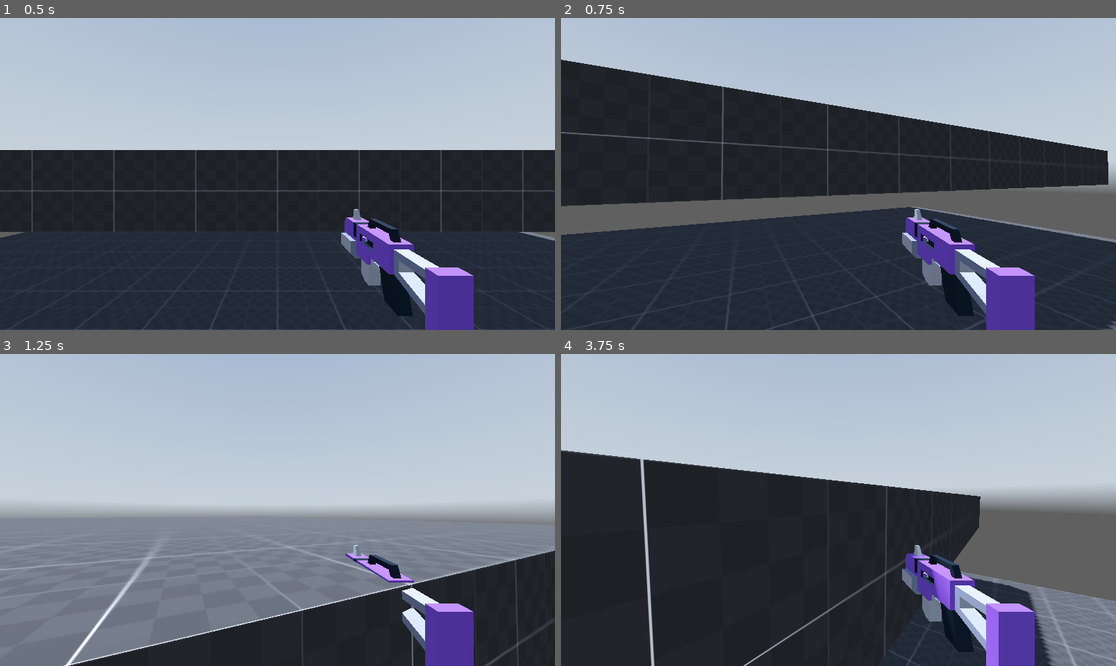
Above: before the commit, frames 1-4 (two rows, left to right).
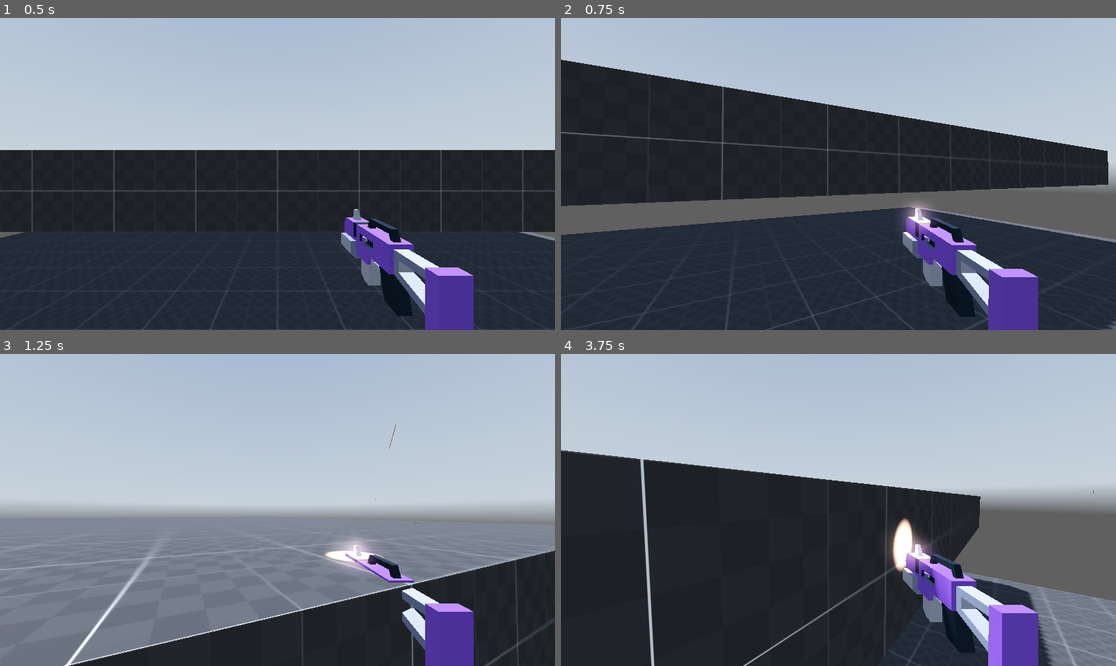
Above: after the commit, the same moments.

Repository: bonsaipropaganda/first-person-controller
Game: Godot game, scene res://scenes/world.tscn
Two runs of this game, one before a commit and one after it. Both use one fixed random seed, a clock stepped at 60 frames per second and the inputs below. A sky picture missing from this copy of the repository is replaced by a grey-blue gradient.
Inputs (mouse positions are in pixels of both pictures, inside the frame that each line leads up to):
- Up to frame 1 (0.5 s): no input
- Up to frame 2 (0.75 s): tap Enter (ui_accept) at 0.5 s; move the mouse to (866, 174) at 0.52 s; press the mouse at (866, 174) at 0.53 s; hold W (forward) from 0.53 s (still down)
- Up to frame 3 (1.25 s): keep holding W (forward); tap Enter (ui_accept) at 0.77 s
- Up to frame 4 (3.75 s): keep holding W (forward); move the mouse to (810, 510) at 1.27 s; release the mouse at (810, 510) at 1.28 s; tap Ctrl (crouch) at 1.35 s; tap Enter (ui_accept) at 1.52, 3.02 s; click (810, 510) at 1.55 s; move the mouse to (849, 503) at 2.02 s; hold Alt (free_look) 2.03-2.78 s; click (849, 503) at 2.3 s; move the mouse to (832, 516) at 2.77 s; tap Shift (sprint) at 2.85 s; click (832, 516) at 3.05 s; move the mouse to (877, 513) at 3.52 s; press the mouse at (877, 513) at 3.53 s

Frame 1 is identical in both runs. In frame 2, 1.1% of the frame differs, in the area x 61-86%, y 59-100%; in frame 3, 0.7%; in frame 4, 1.7%, in the area x 58-96%, y 43-100%.

Commit message:
today's commit

Diff:
--- /dev/null
+++ b/code/blaster.gd
@@ -0,0 +1,26 @@
+extends Node3D
+
+@onready var animation_player = $AnimationPlayer
+@onready var gun_flash = $blasterD/GunFlash
+@onready var gun_barrel = $blasterD/GunBarrel
+
+@export var bullet_scene: PackedScene
+
+
+func shoot():
+	if !animation_player.is_playing():
+		animation_player.play("shoot",1,5,false)
+		gun_flash.visible = true
+		var b = bullet_scene.instantiate()
+		b.global_position = gun_barrel.global_position
+		b.transform.basis = gun_barrel.global_transform.basis
+		get_parent().add_child(b)
+
+func stop_shooting():
+	animation_player.stop()
+	gun_flash.visible = false
+
+
+
+func _on_animation_player_animation_finished(shoot):
+	gun_flash.visible = false
--- /dev/null
+++ b/code/bullet.gd
@@ -0,0 +1,12 @@
+extends Node3D
+
+var speed = 100
+
+# Called when the node enters the scene tree for the first time.
+func _ready():
+	pass # Replace with function body.
+
+
+# Called every frame. 'delta' is the elapsed time since the previous frame.
+func _process(delta):
+	position += transform.basis * Vector3(0, 0, speed) * delta
--- a/code/player.gd
+++ b/code/player.gd
@@ -9,6 +9,7 @@
 @onready var crouch_shape = $CrouchShape
 @onready var ray_cast_3d = $RayCast3D
 @onready var animation_player = $Neck/Head/Eyes/AnimationPlayer
+@onready var blaster = $Neck/Head/Eyes/Blaster
 
 # state machine
 var free_looking = false
@@ -166,6 +167,11 @@
 		sliding = false
 #		animation_player.play("jump_land")
 
+	# Shooting
+	if Input.is_action_pressed("shoot"):
+		blaster.shoot()
+	else:
+		blaster.stop_shooting()
 
 	# Get the input direction and handle the movement/deceleration.
 	# As good practice, you should replace UI actions with custom gameplay actions.
--- a/project.godot
+++ b/project.godot
@@ -62,3 +62,8 @@
 "events": [Object(InputEventKey,"resource_local_to_scene":false,"resource_name":"","device":-1,"window_id":0,"alt_press …(182 unchanged characters)…
 ]
 }
+shoot={
+"deadzone": 0.5,
+"events": [Object(InputEventMouseButton,"resource_local_to_scene":false,"resource_name":"","device":-1,"window_id":0,"alt_pressed":false,"shift_pressed":false,"ctrl_pressed":false,"meta_pressed":false,"button_mask":1,"position":Vector2(153, 11),"global_position":Vector2(156, 43),"factor":1.0,"button_index":1,"canceled":false,"pressed":true,"double_click":false,"script":null)
+]
+}
--- a/scenes/blaster.tscn
+++ b/scenes/blaster.tscn
@@ -1,7 +1,175 @@
-[gd_scene load_steps=2 format=3 uid="uid://dmjbwx441imv2"]
+[gd_scene load_steps=7 format=3 uid="uid://dmjbwx441imv2"]
 
+[ext_resource type="Script" path="res://code/blaster.gd" id="1_htw71"]
 [ext_resource type="PackedScene" uid="uid://cf4i133cdlerx" path="res://scenes/blaster_d_model.tscn" id="1_xbyoc"]
+[ext_resource type="PackedScene" uid="uid://b2wx4jl3dp6cb" path="res://scenes/bullet.tscn" id="2_r82rk"]
+
+[sub_resource type="Animation" id="Animation_o7b2g"]
+resource_name = "shoot"
+tracks/0/type = "bezier"
+tracks/0/imported = false
+tracks/0/enabled = true
+tracks/0/path = NodePath("blasterD:position:x")
+tracks/0/interp = 1
+tracks/0/loop_wrap = true
+tracks/0/keys = {
+"handle_modes": PackedInt32Array(0, 0, 0),
+"points": PackedFloat32Array(0, -0.25, 0, 0.25, 0, 0, -0.25, 0, 0.25, 0, 0, -0.25, 0, 0.25, 0),
+"times": PackedFloat32Array(0, 0.7, 1)
+}
+tracks/1/type = "bezier"
+tracks/1/imported = false
+tracks/1/enabled = true
+tracks/1/path = NodePath("blasterD:position:y")
+tracks/1/interp = 1
+tracks/1/loop_wrap = true
+tracks/1/keys = {
+"handle_modes": PackedInt32Array(0, 0, 0),
+"points": PackedFloat32Array(0, -0.25, 0, 0.25, 0, 0.0712416, -0.25, 0, 0.25, 0, 0, -0.25, 0, 0.25, 0),
+"times": PackedFloat32Array(0, 0.7, 1)
+}
+tracks/2/type = "bezier"
+tracks/2/imported = false
+tracks/2/enabled = true
+tracks/2/path = NodePath("blasterD:position:z")
+tracks/2/interp = 1
+tracks/2/loop_wrap = true
+tracks/2/keys = {
+"handle_modes": PackedInt32Array(0, 0, 0),
+"points": PackedFloat32Array(0, -0.25, 0, 0.25, 0, -0.179632, -0.25, 0, 0.25, 0, 0, -0.25, 0, 0.25, 0),
+"times": PackedFloat32Array(0, 0.7, 1)
+}
+tracks/3/type = "bezier"
+tracks/3/imported = false
+tracks/3/enabled = true
+tracks/3/path = NodePath("blasterD:rotation:x")
+tracks/3/interp = 1
+tracks/3/loop_wrap = true
+tracks/3/keys = {
+"handle_modes": PackedInt32Array(0, 0, 0),
+"points": PackedFloat32Array(0, -0.25, 0, 0.25, 0, -0.120829, -0.25, 0, 0.25, 0, 0, -0.25, 0, 0.25, 0),
+"times": PackedFloat32Array(0, 0.7, 1)
+}
+tracks/4/type = "bezier"
+tracks/4/imported = false
+tracks/4/enabled = true
+tracks/4/path = NodePath("blasterD:rotation:y")
+tracks/4/interp = 1
+tracks/4/loop_wrap = true
+tracks/4/keys = {
+"handle_modes": PackedInt32Array(0, 0, 0),
+"points": PackedFloat32Array(0, -0.25, 0, 0.25, 0, 0, -0.25, 0, 0.25, 0, 0, -0.25, 0, 0.25, 0),
+"times": PackedFloat32Array(0, 0.7, 1)
+}
+tracks/5/type = "bezier"
+tracks/5/imported = false
+tracks/5/enabled = true
+tracks/5/path = NodePath("blasterD:rotation:z")
+tracks/5/interp = 1
+tracks/5/loop_wrap = true
+tracks/5/keys = {
+"handle_modes": PackedInt32Array(0, 0, 0),
+"points": PackedFloat32Array(0, -0.25, 0, 0.25, 0, 0, -0.25, 0, 0.25, 0, 0, -0.25, 0, 0.25, 0),
+"times": PackedFloat32Array(0, 0.7, 1)
+}
+
+[sub_resource type="Animation" id="Animation_v4j8w"]
+length = 0.001
+tracks/0/type = "bezier"
+tracks/0/imported = false
+tracks/0/enabled = true
+tracks/0/path = NodePath("blasterD:position:x")
+tracks/0/interp = 1
+tracks/0/loop_wrap = true
+tracks/0/keys = {
+"handle_modes": PackedInt32Array(0),
+"points": PackedFloat32Array(0, -0.25, 0, 0.25, 0),
+"times": PackedFloat32Array(0)
+}
+tracks/1/type = "bezier"
+tracks/1/imported = false
+tracks/1/enabled = true
+tracks/1/path = NodePath("blasterD:position:y")
+tracks/1/interp = 1
+tracks/1/loop_wrap = true
+tracks/1/keys = {
+"handle_modes": PackedInt32Array(0),
+"points": PackedFloat32Array(0, -0.25, 0, 0.25, 0),
+"times": PackedFloat32Array(0)
+}
+tracks/2/type = "bezier"
+tracks/2/imported = false
+tracks/2/enabled = true
+tracks/2/path = NodePath("blasterD:position:z")
+tracks/2/interp = 1
+tracks/2/loop_wrap = true
+tracks/2/keys = {
+"handle_modes": PackedInt32Array(0),
+"points": PackedFloat32Array(0, -0.25, 0, 0.25, 0),
+"times": PackedFloat32Array(0)
+}
+tracks/3/type = "bezier"
+tracks/3/imported = false
+tracks/3/enabled = true
+tracks/3/path = NodePath("blasterD:rotation:x")
+tracks/3/interp = 1
+tracks/3/loop_wrap = true
+tracks/3/keys = {
+"handle_modes": PackedInt32Array(0),
+"points": PackedFloat32Array(0, -0.25, 0, 0.25, 0),
+"times": PackedFloat32Array(0)
+}
+tracks/4/type = "bezier"
+tracks/4/imported = false
+tracks/4/enabled = true
+tracks/4/path = NodePath("blasterD:rotation:y")
+tracks/4/interp = 1
+tracks/4/loop_wrap = true
+tracks/4/keys = {
+"handle_modes": PackedInt32Array(0),
+"points": PackedFloat32Array(0, -0.25, 0, 0.25, 0),
+"times": PackedFloat32Array(0)
+}
+tracks/5/type = "bezier"
+tracks/5/imported = false
+tracks/5/enabled = true
+tracks/5/path = NodePath("blasterD:rotation:z")
+tracks/5/interp = 1
+tracks/5/loop_wrap = true
+tracks/5/keys = {
+"handle_modes": PackedInt32Array(0),
+"points": PackedFloat32Array(0, -0.25, 0, 0.25, 0),
+"times": PackedFloat32Array(0)
+}
+
+[sub_resource type="AnimationLibrary" id="AnimationLibrary_h71lf"]
+_data = {
+"RESET": SubResource("Animation_v4j8w"),
+"shoot": SubResource("Animation_o7b2g")
+}
 
 [node name="Blaster" type="Node3D"]
+script = ExtResource("1_htw71")
+bullet_scene = ExtResource("2_r82rk")
 
 [node name="blasterD" parent="." instance=ExtResource("1_xbyoc")]
+transform = Transform3D(1, 0, 0, 0, 1, 0, 0, 0, 1, 0, 0, 0)
+
+[node name="GunFlash" type="OmniLight3D" parent="blasterD"]
+transform = Transform3D(1, 0, 0, 0, 0.992709, -0.120535, 0, 0.120535, 0.992709, 0, 0.154681, 0.347425)
+light_color = Color(0.952941, 0.741176, 0.615686, 1)
+light_energy = 15.0
+light_indirect_energy = 5.0
+light_size = 0.1
+omni_range = 0.2
+
+[node name="GunBarrel" type="RayCast3D" parent="blasterD"]
+transform = Transform3D(1, 0, 0, 0, 1, 0, 0, 0, 1, 0, 0.0687544, 0.471009)
+target_position = Vector3(0, 0, 1)
+
+[node name="AnimationPlayer" type="AnimationPlayer" parent="."]
+libraries = {
+"": SubResource("AnimationLibrary_h71lf")
+}
+
+[connection signal="animation_finished" from="AnimationPlayer" to="." method="_on_animation_player_animation_finished"]
--- /dev/null
+++ b/scenes/bullet.tscn
@@ -0,0 +1,19 @@
+[gd_scene load_steps=4 format=3 uid="uid://b2wx4jl3dp6cb"]
+
+[ext_resource type="Script" path="res://code/bullet.gd" id="1_og38o"]
+
+[sub_resource type="CylinderMesh" id="CylinderMesh_yhogp"]
+top_radius = 0.01
+bottom_radius = 0.01
+height = 3.0
+
+[sub_resource type="StandardMaterial3D" id="StandardMaterial3D_gcv4y"]
+albedo_color = Color(1, 0.733333, 0.388235, 1)
+
+[node name="Bullet" type="Node3D"]
+script = ExtResource("1_og38o")
+
+[node name="MeshInstance3D" type="MeshInstance3D" parent="."]
+transform = Transform3D(1.91069e-15, -4.37114e-08, 1, -1, -4.37114e-08, 0, 4.37114e-08, -1, -4.37114e-08, 0, 0, 0)
+mesh = SubResource("CylinderMesh_yhogp")
+surface_material_override/0 = SubResource("StandardMaterial3D_gcv4y")
--- a/scenes/player.tscn
+++ b/scenes/player.tscn
@@ -7,67 +7,6 @@
 
 [sub_resource type="CapsuleShape3D" id="CapsuleShape3D_nwf7m"]
 height = 1.3
-
-[sub_resource type="Animation" id="Animation_mv5yv"]
-length = 0.001
-tracks/0/type = "value"
-tracks/0/imported = false
-tracks/0/enabled = true
-tracks/0/path = NodePath("Camera3D:position")
-tracks/0/interp = 1
-tracks/0/loop_wrap = true
-tracks/0/keys = {
-"times": PackedFloat32Array(0),
-"transitions": PackedFloat32Array(1),
-"update": 0,
-"values": [Vector3(0, 0, 0)]
-}
-tracks/1/type = "value"
-tracks/1/imported = false
-tracks/1/enabled = true
-tracks/1/path = NodePath("Camera3D:rotation")
-tracks/1/interp = 1
-tracks/1/loop_wrap = true
-tracks/1/keys = {
-"times": PackedFloat32Array(0),
-"transitions": PackedFloat32Array(1),
-"update": 0,
-"values": [Vector3(0, 0, 0)]
-}
-
-[sub_resource type="Animation" id="Animation_5oqaq"]
-resource_name = "jump_land"
-length = 0.3
-tracks/0/type = "value"
-tracks/0/imported = false
-tracks/0/enabled = true
-tracks/0/path = NodePath("Camera3D:rotation")
-tracks/0/interp = 1
-tracks/0/loop_wrap = true
-tracks/0/keys = {
-"times": PackedFloat32Array(0, 0.1, 0.3),
-"transitions": PackedFloat32Array(1, 1, 1),
-"update": 0,
-"values": [Vector3(0, 0, 0), Vector3(0, 0, 0.00698132), Vector3(0, 0, 0)]
-}
-tracks/1/type = "value"
-tracks/1/imported = false
-tracks/1/enabled = true
-tracks/1/path = NodePath("Camera3D:position")
-tracks/1/interp = 1
-tracks/1/loop_wrap = true
-tracks/1/keys = {
-"times": PackedFloat32Array(0, 0.1),
-"transitions": PackedFloat32Array(1, 1),
-"update": 0,
-"values": [Vector3(0, 0, 0), Vector3(0, 0.2, 0)]
-}
-
-[sub_resource type="AnimationLibrary" id="AnimationLibrary_alkah"]
-_data = {
-"RESET": SubResource("Animation_mv5yv"),
-"jump_land": SubResource("Animation_5oqaq")
-}
 
 [node name="Player" type="CharacterBody3D"]
 script = ExtResource("1_w1ys7")
@@ -93,10 +32,5 @@
 
 [node name="Camera3D" type="Camera3D" parent="Neck/Head/Eyes"]
 
-[node name="AnimationPlayer" type="AnimationPlayer" parent="Neck/Head/Eyes"]
-libraries = {
-"": SubResource("AnimationLibrary_alkah")
-}
-
 [node name="Blaster" parent="Neck/Head/Eyes" instance=ExtResource("2_8srsy")]
 transform = Transform3D(-1, 0, 8.74228e-08, 0, 1, 0, -8.74228e-08, 0, -1, 0.5, -0.4, -1)
Not shown: 1 places in scenes/player.tscn that only renumber resources
